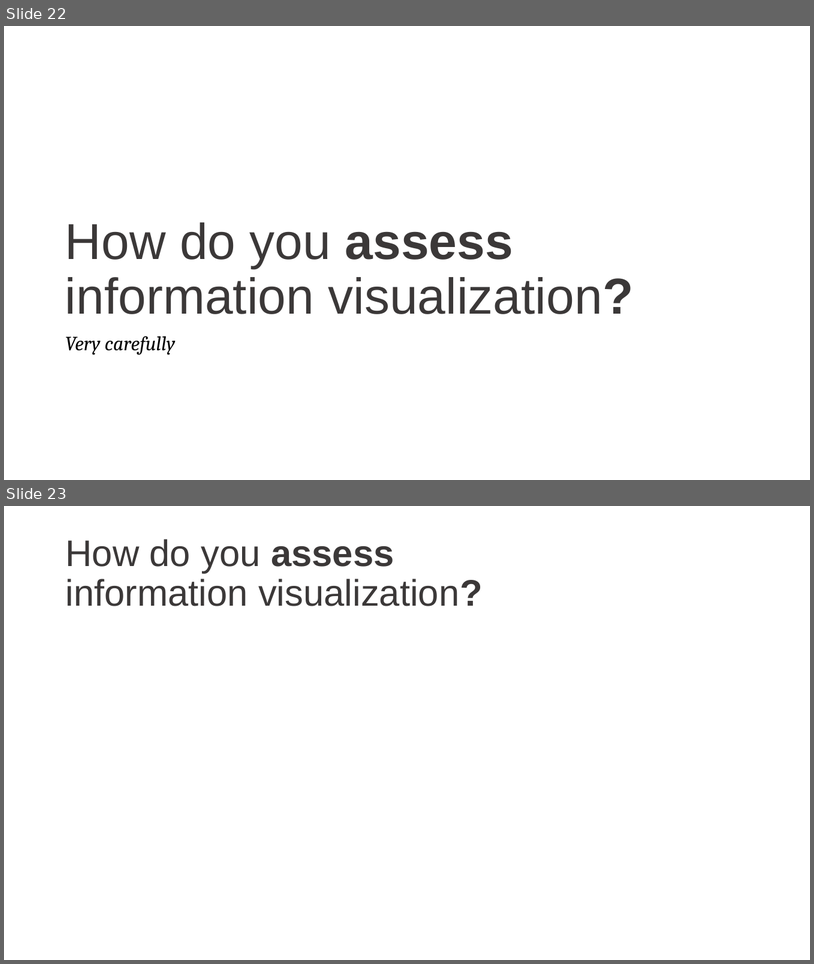
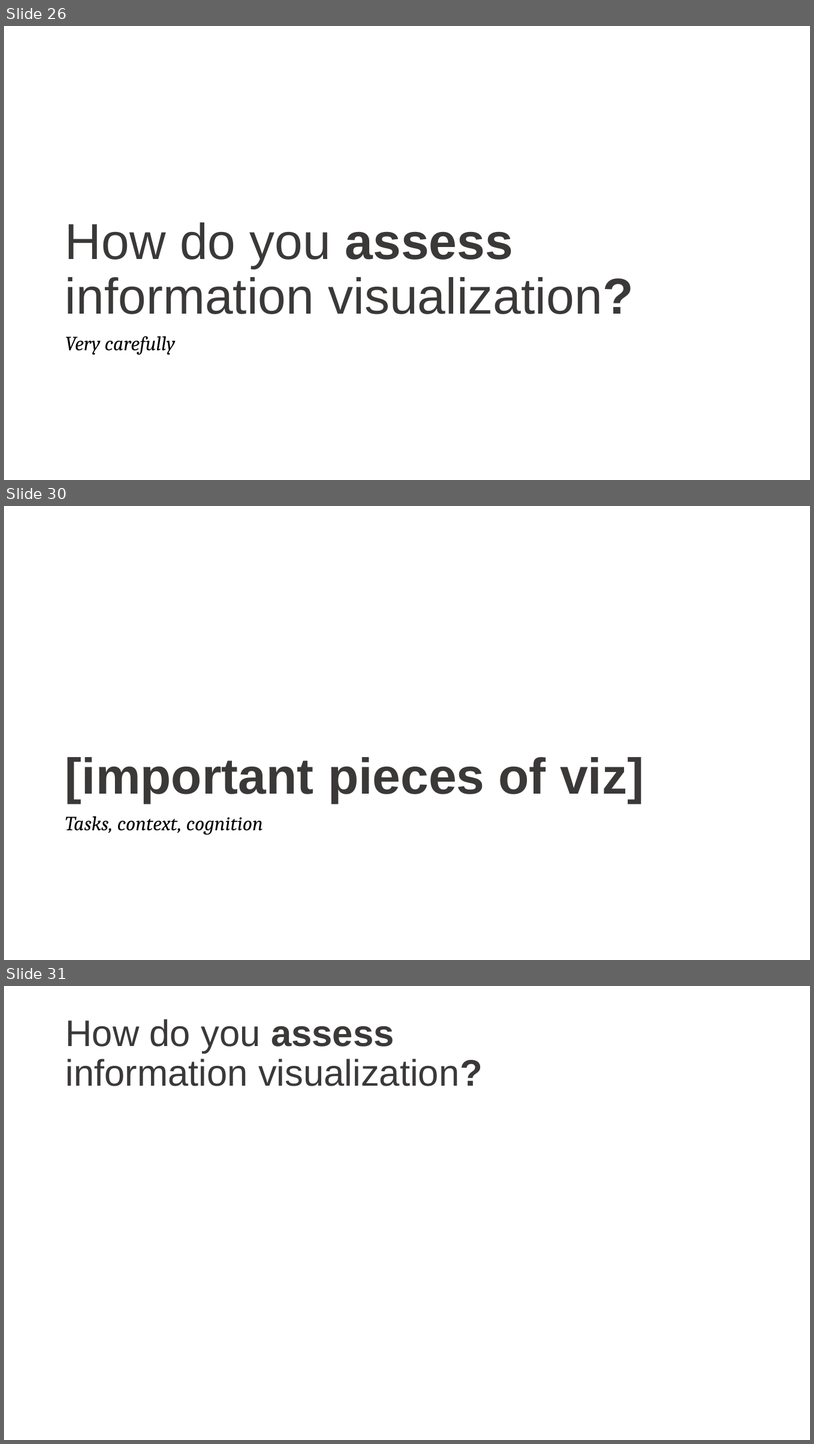
Before and after one commit to cathrynploehn-NIST/Visualizationintroduction, a slide deck: Information Visualization.pptx. Shown one above the other, each under a label of ours: slides 22 and 23 before the commit, slides 26, 30 and 31 after it; the slides between them are not shown. The pictures are 814x964 and 814x1444 pixels, drawn with LibreOffice and Linux fonts; fonts in the diff are those of the drawing. Boxes give left, top, right and bottom in pixels: in the first picture for what was removed or moved away, otherwise in the second. Text is boxed around its words. In the diff, an @@ line names an element or a change of style, - is before the commit and + after.

```diff
--- a/Information Visualization.pptx
+++ b/Information Visualization.pptx
@@ slide 30 added at <box>4,506,810,960</box>, background #FFFFFF @@
@@ title added at <box>65,757,644,803</box>, 60 pt, text #3B3838, bold @@
+[important pieces of viz]
@@ text added at <box>65,816,263,835</box>, 24 pt, text #000000, italic @@
+Tasks, context, cognition
@@ what was slide 22 is now slide 26 @@
@@ what was slide 23 is now slide 31 @@
```
Also in this commit, not shown: 9 other slides added.
